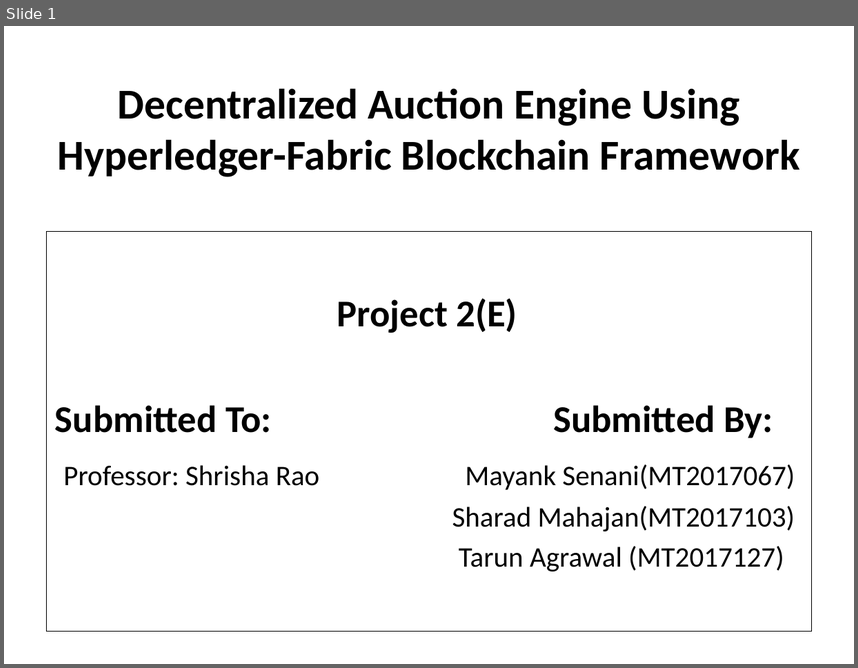
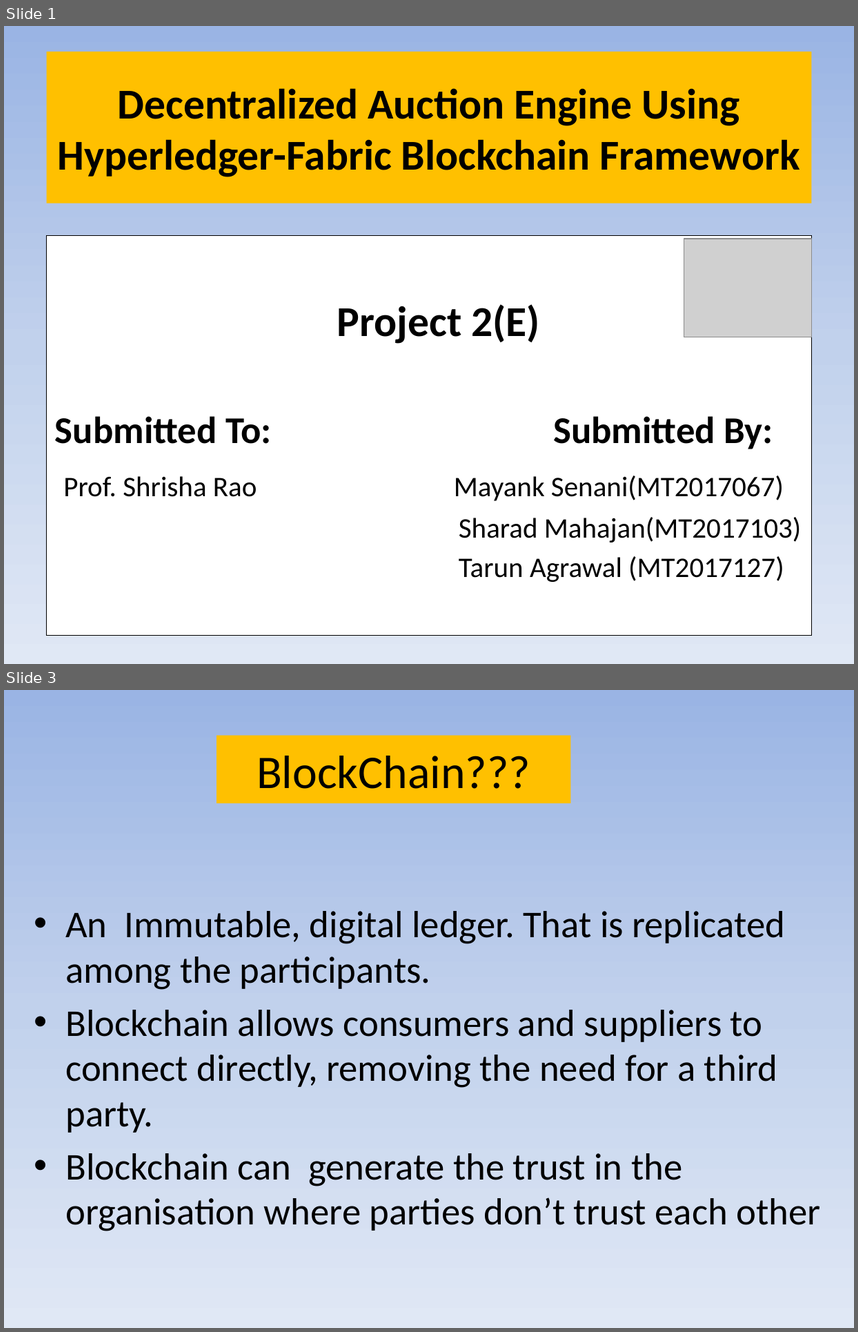
Before and after one commit to senani-mayank/Auction-Engine, a slide deck: slides/auctionfinal.pptx. Shown one above the other, each under a label of ours: slide 1 before the commit, slides 1 and 3 after it; the slides between them are not shown. The pictures are 858x668 and 858x1332 pixels, drawn with LibreOffice and Linux fonts; fonts in the diff are those of the drawing; grey boxes stand for pictures; background and template pictures are left out. Boxes give left, top, right and bottom in pixels: in the first picture for what was removed or moved away, otherwise in the second. Text is boxed around its words. In the diff, an @@ line names an element or a change of style, - is before the commit and + after.

```diff
--- a/slides/auctionfinal.pptx
+++ b/slides/auctionfinal.pptx
@@ slide 3 added at (4, 690, 854, 1328), background gradient #9AB5E4 to #C2D1ED to #E1E8F5 @@
@@ title added at (217, 735, 571, 803), fill #FFC000, 39.6 pt, text #000000 @@
+BlockChain???
@@ text added at (65, 911, 820, 1231), 32 pt, text #000000 @@
+• An Immutable, digital ledger. That is replicated among the participants.
+• Blockchain allows consumers and suppliers to connect directly, removing the need for a third party.
+• Blockchain can generate the trust in the organisation where parties don’t trust each other
@@ slide 1 changed as well @@
@@ background picture (left out) to gradient #9AB5E4 to #C2D1ED to #E1E8F5 @@
@@ title "Decentralized Auction Engine Using Hyperledger-Fabric ...": place and size @@
-title "Decentralized Auction Engine Using Hyperledger-Fabric ..." at (57, 88, 800, 177)
+title "Decentralized Auction Engine Using Hyperledger-Fabric ..." at (47, 52, 811, 203)
@@ title "Decentralized Auction Engine Using Hyperledger-Fabric ..." at (47, 52, 811, 203): fill none to #FFC000 @@
@@ text "Project 2(E)": place and size @@
-text "Project 2(E)" at (47, 232, 811, 631)
+text "Project 2(E)" at (47, 236, 811, 635)
@@ picture added at (684, 239, 811, 337) @@
@@ text at (337, 304, 540, 343): size 32 to 36 pt in "Project 2(E)" @@
@@ text at (63, 475, 784, 501): text changed @@
-Professor: Shrisha Rao Mayank Senani(MT2017067)
+Prof. Shrisha Rao Mayank Senani(MT2017067)
```
Also in this commit, not shown: 2 other slides changed, 12 other slides added, 3 slides removed.
